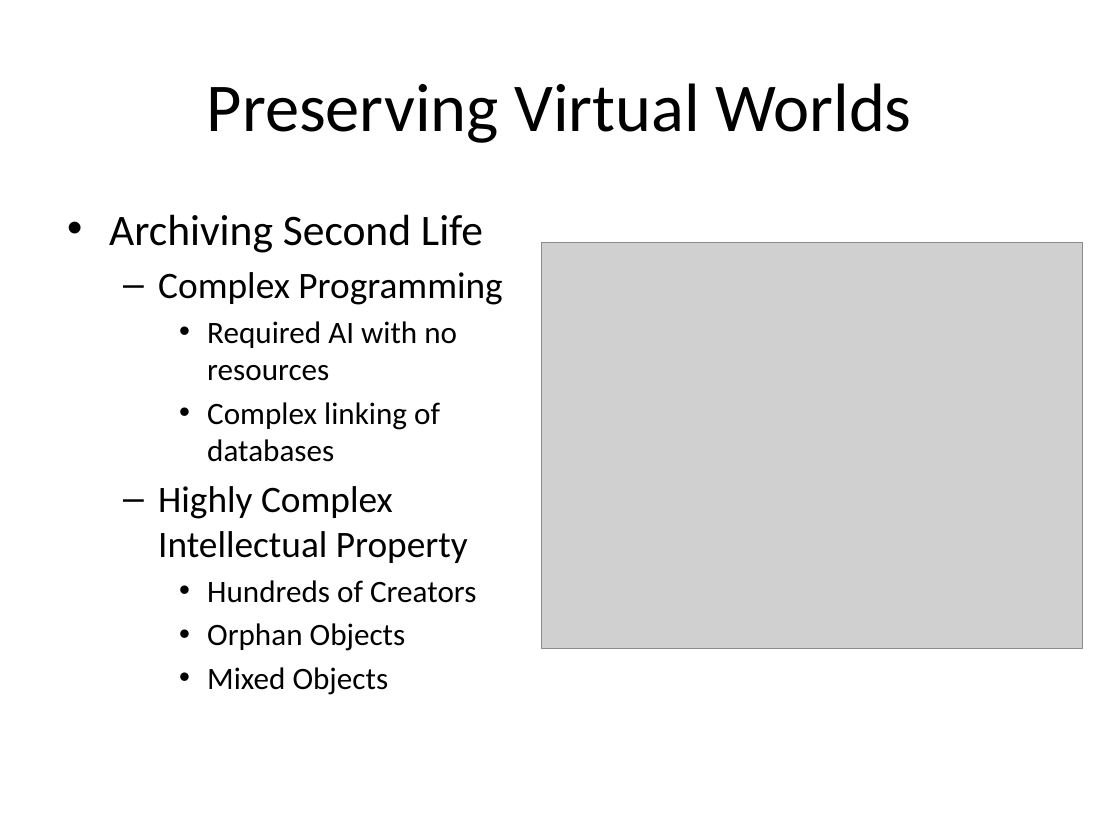
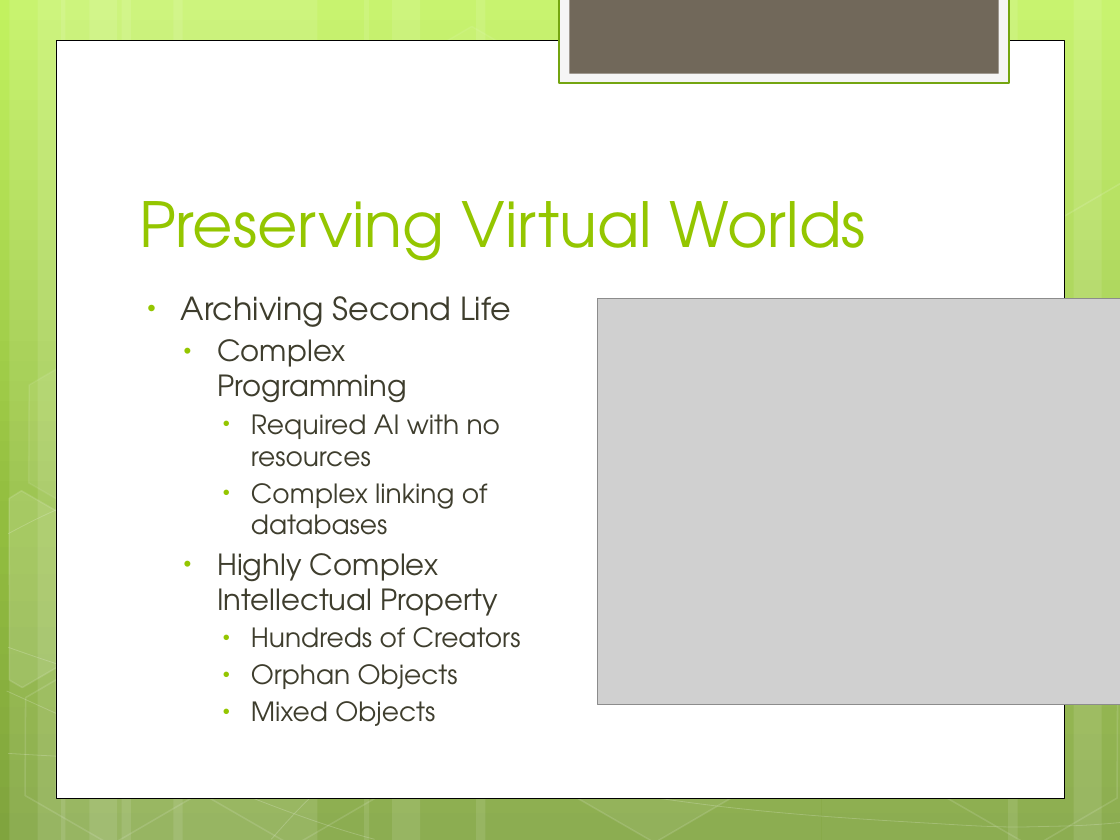
Before and after one commit to zoechao/teaching, a slide deck: slide 12 of maryland-lecture.pptx. Drawn at 1120x840 pixels with LibreOffice and Linux fonts; fonts in the diff are those of the drawing; grey boxes stand for pictures. Boxes give left, top, right and bottom in pixels: in the first picture for what was removed or moved away, otherwise in the second. Text is boxed around its words. In the diff, an @@ line names an element or a change of style, - is before the commit and + after.

```diff
--- a/maryland-lecture.pptx
+++ b/maryland-lecture.pptx
@@ background #FFFFFF to gradient #C3F35F to #93BF3F to #81A53E @@
@@ rectangle added at <box>559,0,1009,83</box>, fill #F5F5F5, outline #74A510 1.25 pt @@
@@ rectangle added at <box>569,0,998,74</box>, fill #71685A @@
@@ rectangle added at <box>56,40,1064,797</box>, fill #FFFFFF, outline #000000 0.5 pt @@
@@ title "Preserving Virtual Worlds": place and size @@
-title "Preserving Virtual Worlds" at <box>207,83,911,143</box>
+title "Preserving Virtual Worlds" at <box>139,201,865,261</box>
@@ title "Preserving Virtual Worlds" at <box>139,201,865,261</box>: size 44 to 40 pt, font Calibri to TeX Gyre Adventor, text colour #000000 to #94C600; alignment centre to left; vertical alignment middle to bottom @@
@@ group added at <box>0,0,1120,840</box>: 12 rectangles, 8 freeform shapes, 8 hexagons @@
@@ text "Archiving Second Life": place and size @@
-text "Archiving Second Life" at <box>109,214,502,695</box>
+text "Archiving Second Life" at <box>181,296,521,726</box>
@@ text "Archiving Second Life" at <box>181,296,521,726</box>: size 28 to 20.4 pt in "Archiving Second Life"; font Calibri to TeX Gyre Adventor, text colour #000000 to #3E3D2D; size 24 to 18.7 pt in "Complex Programming", "Highly Complex Intellectual Property"; size 20 to 17 pt in "Required AI with no resources", "Complex linking of databases", "Hundreds of Creators", "Orphan Objects" and 1 more places; indent changed; less space between paragraphs; bullet – to • @@
@@ picture: place and size @@
-picture at <box>541,243,1082,648</box>
+picture at <box>597,299,1120,704</box>
```
Also in this commit, not shown: 30 other slides changed, 3 slides added, 3 slides removed.
